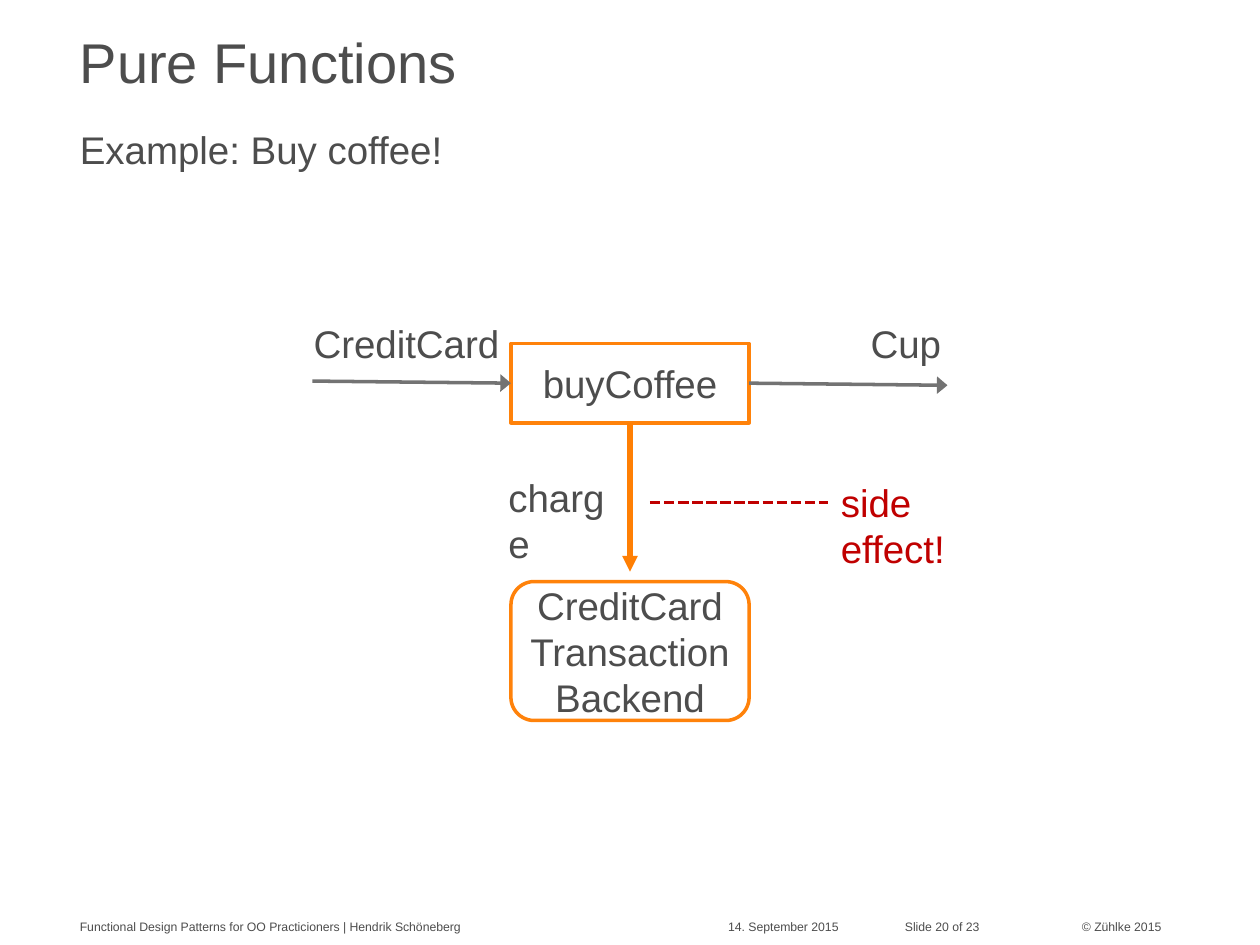
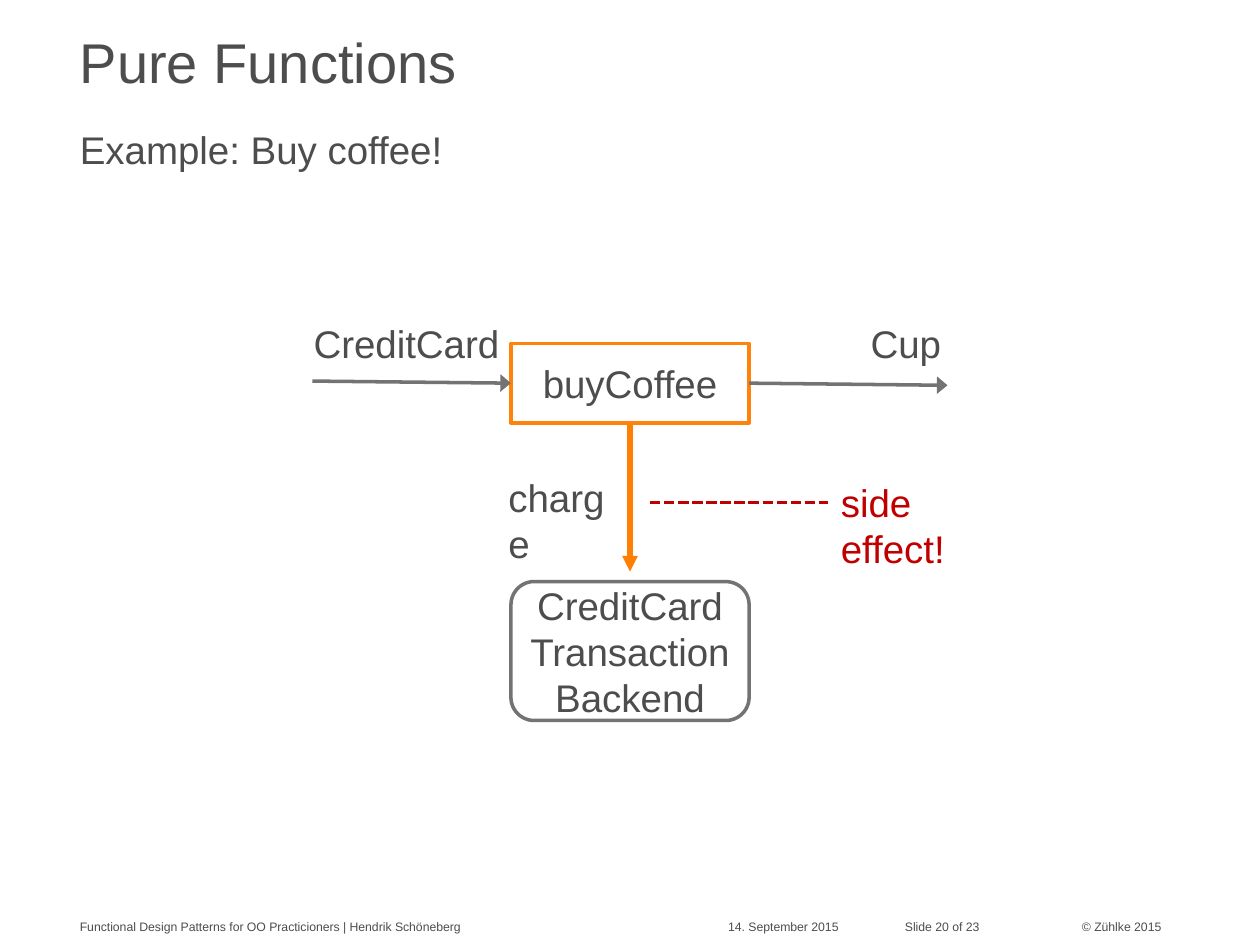
Before and after one commit to aax/zdays-fp-patterns, a slide deck: slide 20 of hesc_slides.pptx. Drawn at 1260x945 pixels with LibreOffice and Linux fonts; fonts in the diff are those of the drawing; background and template pictures are left out. Boxes give left, top, right and bottom in pixels: in the first picture for what was removed or moved away, otherwise in the second. Text is boxed around its words. In the diff, an @@ line names an element or a change of style, - is before the commit and + after.

```diff
--- a/hesc_slides.pptx
+++ b/hesc_slides.pptx
@@ rounded rectangle "CreditCard Transaction Backend" at [512, 582, 750, 721]: outline #FF820A 2 pt to #737373 2 pt @@
```
Also in this commit, not shown: 3 other slides changed.
